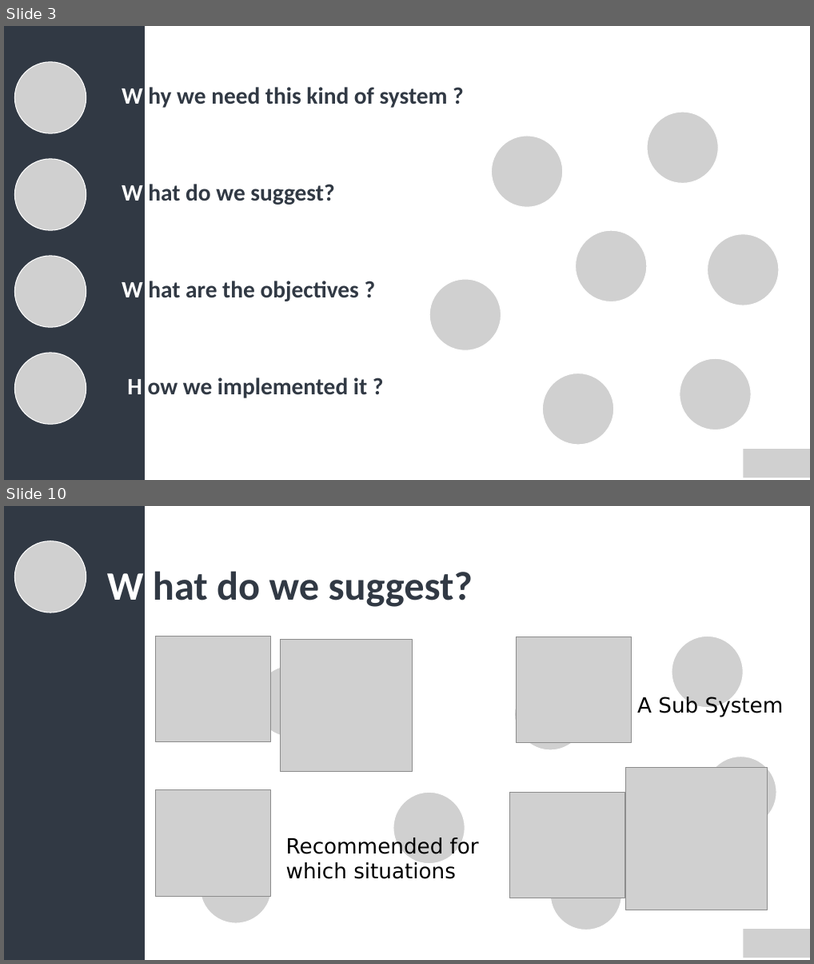
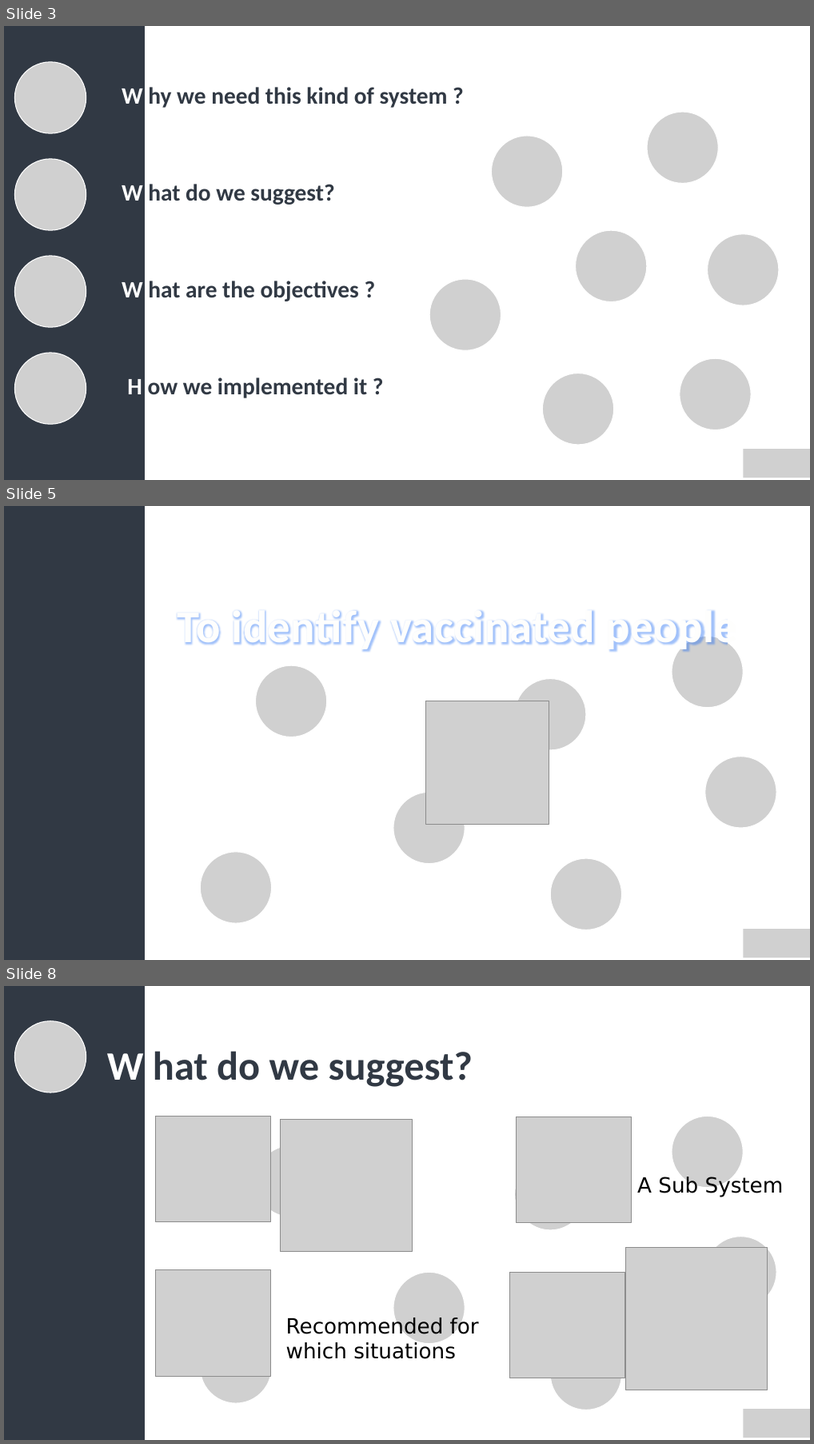
Before and after one commit to AKasuniNihara/URVacc_Matlab-, a slide deck: Presentation/Presentation.pptx. Shown one above the other, each under a label of ours: slides 3 and 10 before the commit, slides 3, 5 and 8 after it; the slides between them are not shown. The pictures are 814x964 and 814x1444 pixels, drawn with LibreOffice and Linux fonts; fonts in the diff are those of the drawing; grey boxes stand for pictures. Boxes give left, top, right and bottom in pixels: in the first picture for what was removed or moved away, otherwise in the second. Text is boxed around its words. In the diff, an @@ line names an element or a change of style, - is before the commit and + after.

```diff
--- a/Presentation/Presentation.pptx
+++ b/Presentation/Presentation.pptx
@@ slide 5 added at bbox=[4, 506, 810, 960], background #FFFFFF @@
@@ rectangle added at bbox=[4, 506, 145, 960], fill #313944, outline #313944 1 pt @@
@@ text added at bbox=[178, 610, 738, 653], 54 pt, text #FEFEFE, bold @@
+To identify vaccinated people
@@ group added at bbox=[200, 636, 777, 929]: 7 pictures @@
@@ picture added at bbox=[426, 701, 549, 824] @@
@@ picture added at bbox=[744, 928, 810, 957] @@
@@ what was slide 10 is now slide 8 @@
```
Also in this commit, not shown: 3 slides changed, 7 other slides added, 5 slides removed, 11 other files.
